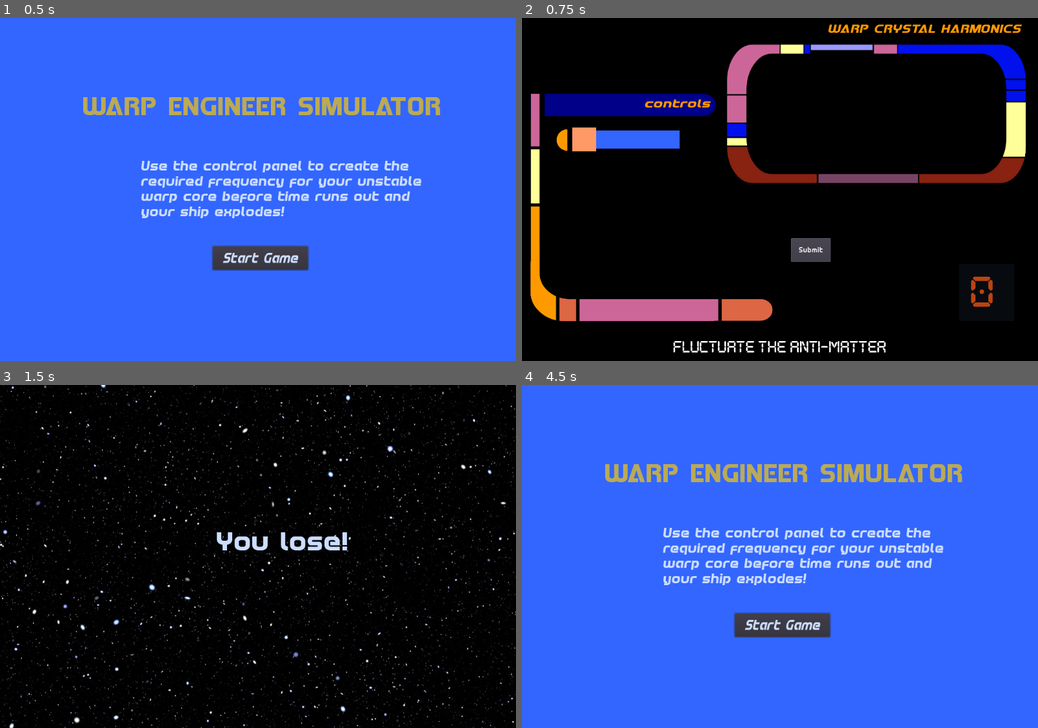
Above: before the commit, frames 1-4 (two rows, left to right).
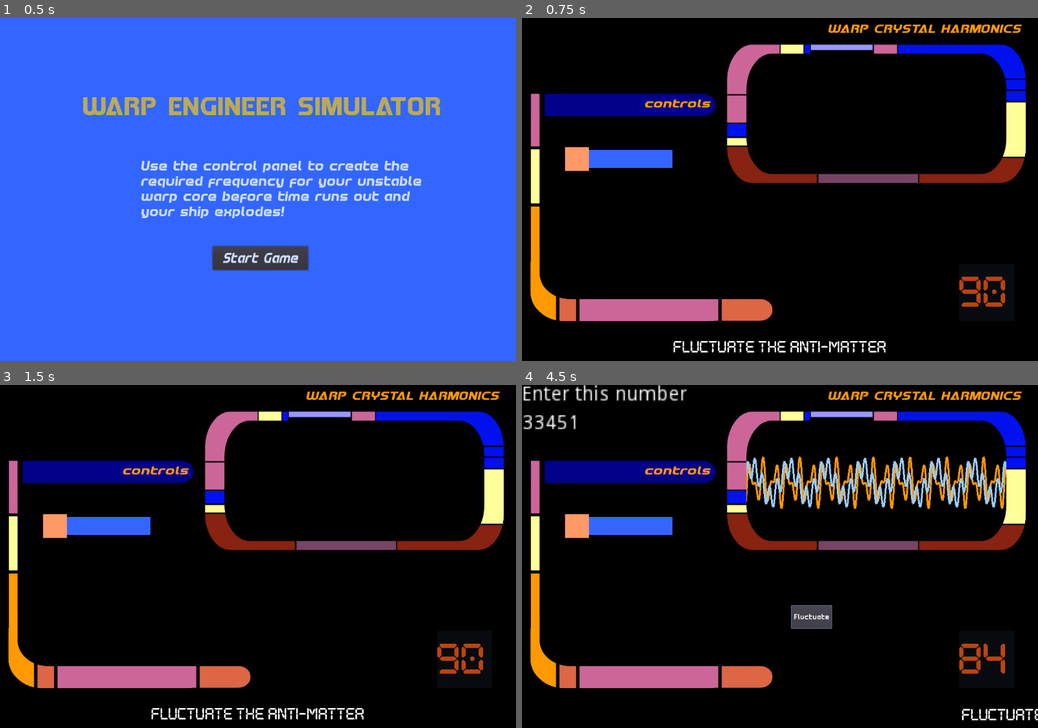
Above: after the commit, the same moments.

Repository: squiggle-at-squiggle/LDJam49
Game: Godot game, scene res://Scenes/Main.tscn
Same seed, same stepped clock (60 frames per second), same inputs: the game is played once before the commit and once after it.
Inputs (mouse positions are in pixels of both pictures, inside the frame that each line leads up to):
- Up to frame 1 (0.5 s): no input
- Up to frame 2 (0.75 s): click "Submit" (after the commit: "Start") at 0.5 s
- Up to frame 3 (1.5 s): click (288, 618) at 1.25 s, where only the run before the commit has a clickable "Submit"
- Up to frame 4 (4.5 s): click (810, 618) at 2 s, where only the run before the commit has a clickable "Submit"; tap Enter at 2.75 s; tap Space at 3.5 s; click "Submit" (after the commit: "Fluctuate") at 4.25 s

Frame 1 is identical in both runs. In frame 2, 3.4% of the frame differs, in the area x 6-94%, y 31-85%; in frame 3, 18%; in frame 4, 99%, in the area x 0-100%, y 0-100%.

Commit message:
Roundier rounds (#49)
* Some unresolved import files and a new font. Added handling in the main script to create random silly messages. Changed the message box a bit for readability reasons

* Fixed a bug with overlapping text

* consolidate the subsection cryptography

* Added pause between rounds

* Added sounds to getting an answer right or wrong and hooked up timer to increase or decrease your time after submission

* Submit hides between rounds. Fixed timer adjustments

Diff:
--- a/Code/Countdown.gd
+++ b/Code/Countdown.gd
@@ -17,13 +17,24 @@
 	else:
 		alarm_off()
 
+
 func set_timer(initial_time):
 	$Countdown.wait_time = initial_time
 	$Countdown.start()
 	active = true
 
-# func increase_time(_increase_amount):
-	#$Countdown.wait_time
+
+func increase_time(_increase_amount):
+	var increasedAmount = clamp(_increase_amount, 0, 99 - $Countdown.time_left)
+	$Countdown.wait_time = $Countdown.time_left + increasedAmount
+	$Countdown.start()
+
+
+func decrease_time(_decrease_amount):
+	var decreasedAmount = clamp(_decrease_amount, 0, $Countdown.time_left)
+	$Countdown.wait_time = $Countdown.time_left - decreasedAmount
+	$Countdown.start()
+
 
 func stop_timer():
 	$Countdown.stop()
--- a/Code/Main.gd
+++ b/Code/Main.gd
@@ -11,10 +11,11 @@
 var solution3
 var solution4
 var solution5
+var gameStarted
 
 # Called when the node enters the scene tree for the first time.
 func _ready():
-	pass
+	gameStarted = false
 
 
 # Called every frame. 'delta' is the elapsed time since the previous frame.
@@ -22,14 +23,18 @@
 	time = time + (3 * delta)
 
 func NewGame():
+	gameStarted = true
 	$ControlPanel/Control/PlayerScreen.hide()
 	$StartScreen/Control.hide()
 	$EndScreen/Control.hide()
 	$EngineNoise.play(3)
+	$Countdown.set_timer(90)
 	new_round()
 
 
 func LoseGame():
+	round_counter=0
+	hide_all_toggles()
 	$EngineNoise.stop()
 	$Countdown.turn_off()
 	get_tree().call_group("puzzle", "queue_free")
@@ -54,9 +59,14 @@
 func new_round():
 	var verb = Verb()
 	var message = verb + " the " + TechnoBabble()
+	$ControlPanel/Control/Submit.hide()
+	$Countdown/Countdown.set_paused(true)
 	$ControlPanel/MessageBox.create_message(message, 3)
+	$ControlPanel/Control/Submit.text = verb
 	yield(get_tree().create_timer(3), "timeout")
+	$ControlPanel/Control/Submit.show()
 	$ControlPanel/Control/PlayerScreen.show()
+	$Countdown/Countdown.set_paused(false)
 	if round_counter >= 1:
 		current_puzzle.queue_free()
 	current_puzzle = Puzzle.instance()
@@ -67,7 +77,6 @@
 	solution3 = current_puzzle.solution3
 	solution4 = current_puzzle.solution4
 	solution5 = current_puzzle.solution5
-	$Countdown.set_timer(90)
 	round_counter += 1
 	round_controller()
 
@@ -108,16 +117,23 @@
 
 
 func CheckSubmission():
-	if verify_solution() and total_rounds == round_counter:
+	if !gameStarted:
+		$ControlPanel/Control/Submit.hide()
+		NewGame()
+		gameStarted = true
+	elif verify_solution() and total_rounds == round_counter:
+		$ControlPanel/Control/Submit.hide()
 		WinGame()
 		round_counter=0
 		hide_all_toggles()
 	elif verify_solution():
+		$ControlPanel/Control/Submit.hide()
+		$Correct.play()
+		$Countdown.increase_time(15)
 		new_round()
 	else:
-		LoseGame()
-		round_counter=0
-		hide_all_toggles()
+		$Incorrect.play()
+		$Countdown.decrease_time(5)
 
 func Verb():
 	var verb = ["Harmonize", "Fluctuate", "Consolidate"]
--- a/Scenes/ControlPanel.tscn
+++ b/Scenes/ControlPanel.tscn
@@ -15,7 +15,6 @@
 [ext_resource path="res://Art/shape-does-nothing-2.png" type="Texture" id=13]
 [ext_resource path="res://Art/another-sdn-2.png" type="Texture" id=14]
 [ext_resource path="res://Fonts/button-font.tres" type="DynamicFont" id=15]
-[ext_resource path="res://Scenes/LeftKnobShape.tscn" type="PackedScene" id=16]
 
 [node name="ControlPanel" type="CanvasLayer"]
 script = ExtResource( 1 )
@@ -39,7 +38,7 @@
 margin_right = 108.0
 margin_bottom = 152.0
 custom_fonts/font = ExtResource( 15 )
-text = "Submit"
+text = "Start"
 __meta__ = {
 "_edit_use_anchors_": false
 }
@@ -49,38 +48,38 @@
 line_color = "99CCFF"
 
 [node name="SliderOne" parent="Control" instance=ExtResource( 2 )]
-margin_left = 107.0
-margin_top = 230.25
-margin_right = -744.0
-margin_bottom = -436.75
+margin_left = 91.8492
+margin_top = 270.563
+margin_right = -863.151
+margin_bottom = -396.437
 
 [node name="SliderTwo" parent="Control" instance=ExtResource( 5 )]
 visible = false
-margin_left = 107.5
-margin_top = 294.354
-margin_right = -847.5
-margin_bottom = -372.646
+margin_left = 63.0
+margin_top = 359.854
+margin_right = -892.0
+margin_bottom = -307.146
 
 [node name="SliderThree" parent="Control" instance=ExtResource( 7 )]
 visible = false
-margin_left = 107.381
-margin_top = 363.318
-margin_right = -847.62
-margin_bottom = -303.682
+margin_left = 95.3805
+margin_top = 427.318
+margin_right = -859.62
+margin_bottom = -239.682
 
 [node name="SliderFour" parent="Control" instance=ExtResource( 8 )]
 visible = false
-margin_left = 107.441
-margin_top = 434.393
-margin_right = -843.559
-margin_bottom = -229.607
+margin_left = 100.941
+margin_top = 480.393
+margin_right = -850.059
+margin_bottom = -183.607
 
 [node name="SliderFive" parent="Control" instance=ExtResource( 9 )]
 visible = false
-margin_left = 107.002
-margin_top = 507.651
-margin_right = -847.998
-margin_bottom = -159.349
+margin_left = 99.5018
+margin_top = 536.151
+margin_right = -855.498
+margin_bottom = -130.849
 
 [node name="Label" type="Label" parent="Control"]
 margin_left = 640.707
@@ -112,9 +111,6 @@
 "_edit_use_anchors_": false
 }
 
-[node name="Left knob shape" parent="Control" instance=ExtResource( 16 )]
-position = Vector2( 85.5, 256 )
-
 [node name="Sprite" type="Sprite" parent="."]
 position = Vector2( 461, 130.2 )
 scale = Vector2( 0.529167, 0.7575 )
--- a/Scenes/Main.tscn
+++ b/Scenes/Main.tscn
@@ -7,6 +7,8 @@
 [ext_resource path="res://Scenes/Puzzle.tscn" type="PackedScene" id=5]
 [ext_resource path="res://Scenes/Countdown.tscn" type="PackedScene" id=6]
 [ext_resource path="res://Sound/sfw-interior-drone-louder.mp3" type="AudioStream" id=7]
+[ext_resource path="res://Sound/sfx-success.mp3" type="AudioStream" id=8]
+[ext_resource path="res://Sound/sfx-negative.mp3" type="AudioStream" id=9]
 
 [node name="Main" type="Node"]
 script = ExtResource( 1 )
@@ -27,6 +29,12 @@
 [node name="EngineNoise" type="AudioStreamPlayer" parent="."]
 stream = ExtResource( 7 )
 
+[node name="Correct" type="AudioStreamPlayer" parent="."]
+stream = ExtResource( 8 )
+
+[node name="Incorrect" type="AudioStreamPlayer" parent="."]
+stream = ExtResource( 9 )
+
 [connection signal="submitted" from="ControlPanel" to="." method="CheckSubmission"]
 [connection signal="start" from="StartScreen" to="." method="NewGame"]
 [connection signal="time_up" from="Countdown" to="." method="LoseGame"]
Not shown: 1 places in Scenes/ControlPanel.tscn that only renumber resources
Not shown: 1 places in Scenes/Main.tscn that only renumber resources
Not shown, added: Sound/sfx-failure.mp3.import
Not shown, added: Sound/sfx-negative.mp3.import
Not shown, added: Sound/sfx-failure.mp3
Not shown, added: Sound/sfx-negative.mp3
